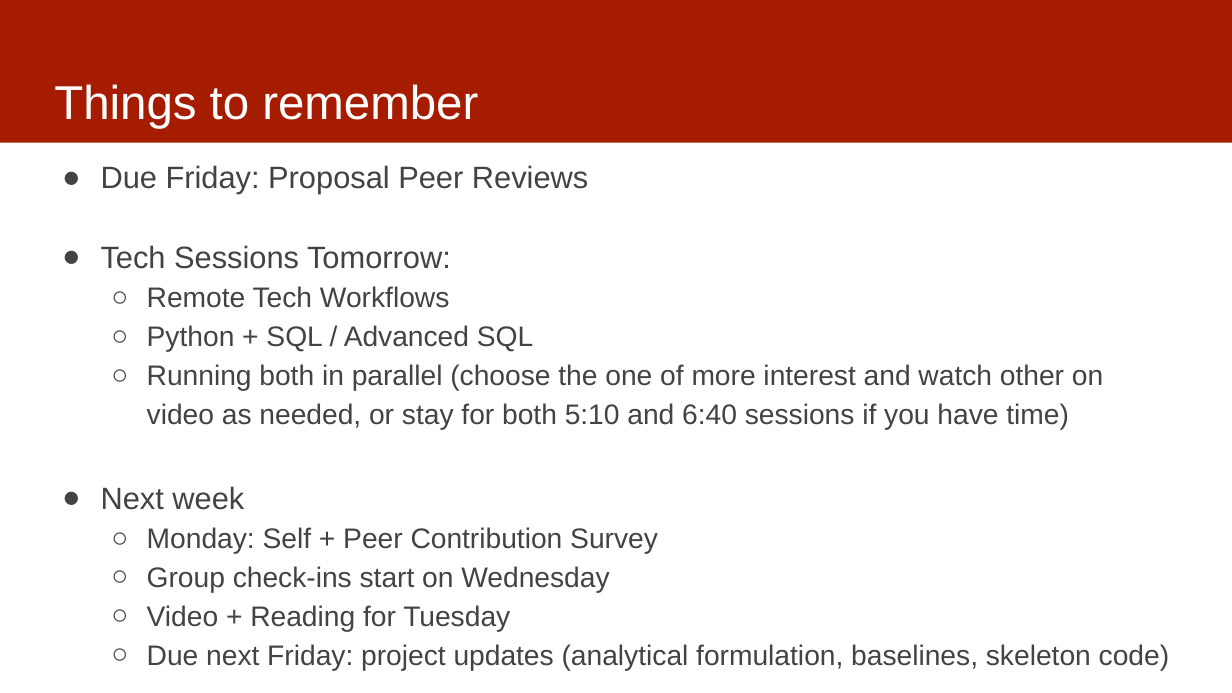
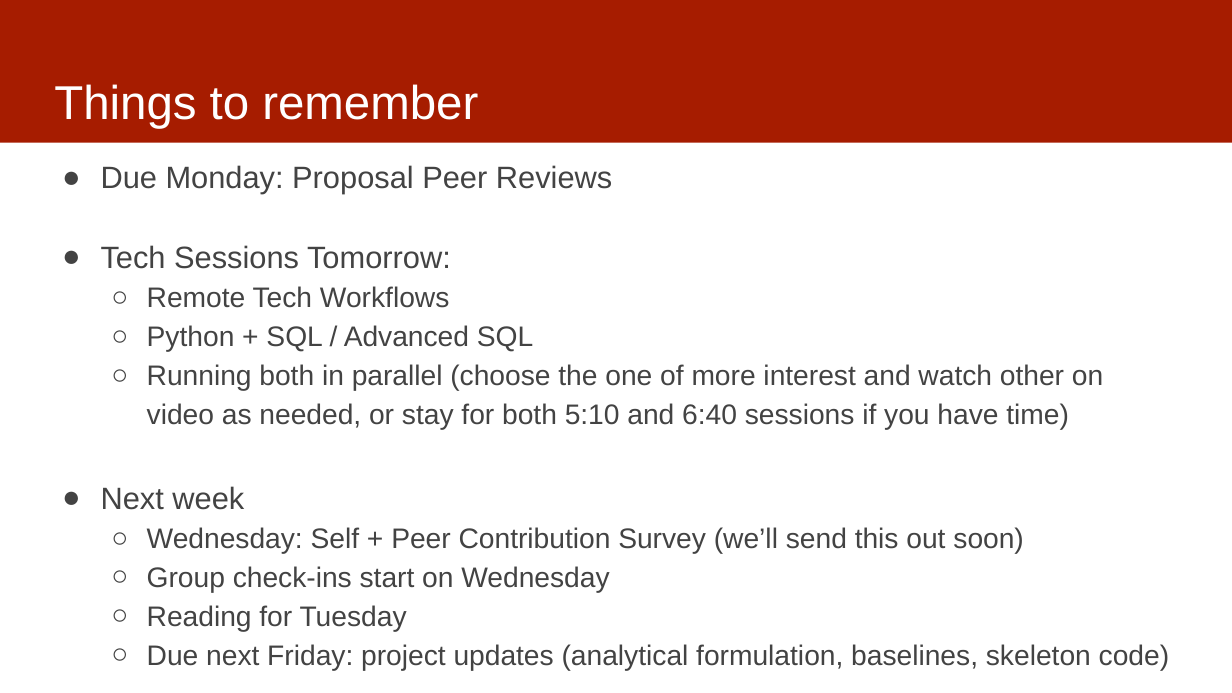
Before and after one commit to dssg/mlforpublicpolicylab, a slide deck: slide 14 of 05 - Features/features-discussion.pptx. Drawn at 1232x693 pixels with LibreOffice and Linux fonts; fonts in the diff are those of the drawing. Boxes give left, top, right and bottom in pixels: in the first picture for what was removed or moved away, otherwise in the second. Text is boxed around its words. In the diff, an @@ line names an element or a change of style, - is before the commit and + after.

```diff
--- a/05 - Features/features-discussion.pptx
+++ b/05 - Features/features-discussion.pptx
@@ text at (101,165,612,194): text changed @@
-● Due Friday: Proposal Peer Reviews
+● Due Monday: Proposal Peer Reviews
@@ text at (147,527,1023,554): text changed @@
-  ○ Monday: Self + Peer Contribution Survey
+  ○ Wednesday: Self + Peer Contribution Survey (we’ll send this out soon)
@@ text at (147,605,407,632): text changed @@
-  ○ Video + Reading for Tuesday
+  ○ Reading for Tuesday
```
Also in this commit, not shown: 2 other slides changed.
